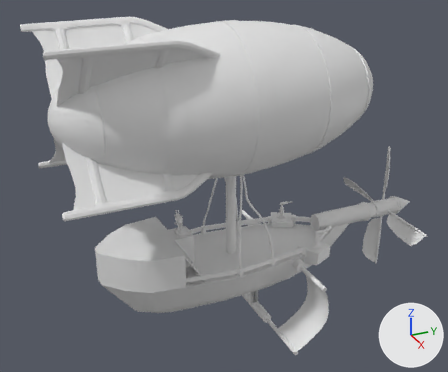
One commit to the FBX model Assets/Models/FBX/Airship.fbx: the scene before it, then after it.
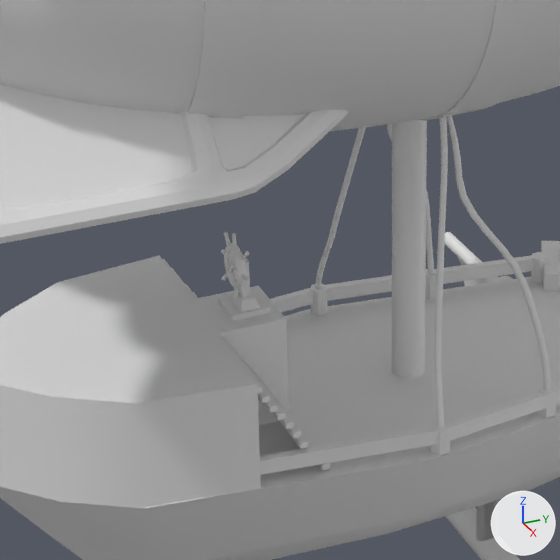
Each version is shown whole from a 50 mm lens placed at (98.0, -38.7, 62.1), pointed at (-2.0, 6.3, 12.1), then close up on the part from 24% to 62% of the width and 38% to 83% of the height. The lights are fixed; the arrows at lower right show +X, +Y and +Z. Objects named as collision shapes, trigger or cutter boxes, shadow casters or lower levels of detail are left out. Where no turn or scale is listed for an object, it has been applied to the vertices.

Names of what the first close-up shows: 'Blimp', 'Cylinder', 'Deck', 'Grapple Deck', 'Mast', 'Ropes', 'Sail Pegs', 'Stairs', 'Wheel'.
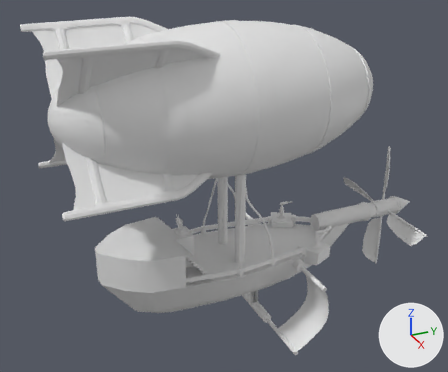
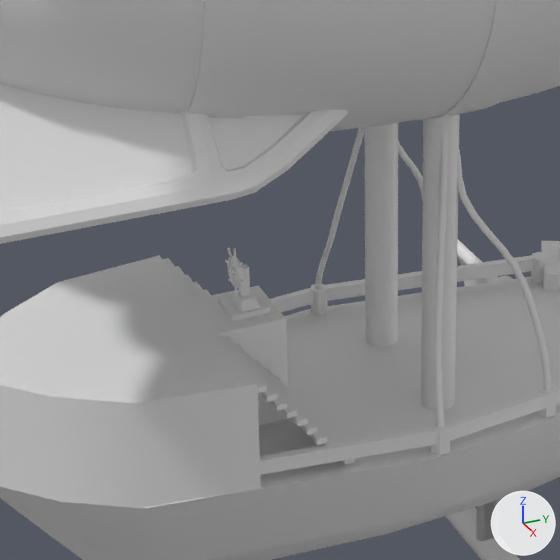
Commit message: Update Airship

What differs and where, as boxes (x1, y1, x2, y2) in the close-ups (560 x 560 px; the box of a moved part takes in the faces that stretch with it):
```json
{"object": "Mast", "change": "reshaped, moved, rescaled", "before": [392, 120, 427, 378], "after": [364, 114, 460, 411], "on screen": "169% wider, 15% taller"}
{"object": "Stairs", "change": "moved, rescaled", "before": [163, 259, 330, 470], "after": [163, 258, 355, 465], "on screen": "15% wider"}
{"object": "Wheel", "change": "reshaped, moved", "before": [221, 232, 250, 300], "after": [225, 248, 246, 296], "on screen": "27% narrower, 29% shorter"}
{"part": 1, "of": "me_cube_015", "change": "moved or reshaped", "before": [232, 233, 237, 263], "after": [233, 249, 236, 269]}
{"part": 2, "of": "me_cube_015", "change": "moved or reshaped", "before": [235, 266, 250, 283], "after": [235, 272, 246, 284]}
{"part": 3, "of": "me_cube_015", "change": "moved or reshaped", "before": [224, 232, 233, 262], "after": [227, 248, 234, 269]}
{"part": 4, "of": "me_cube_015", "change": "deleted", "before": [224, 243, 246, 289]}
{"part": 5, "of": "me_cube_015", "change": "deleted", "before": [222, 269, 233, 280]}
{"part": 6, "of": "me_cylinder", "change": "deleted", "before": [392, 120, 427, 378]}
{"part": 7, "of": "me_cylinder", "change": "added", "after": [364, 123, 398, 347]}
{"part": 8, "of": "me_cylinder", "change": "added", "after": [421, 114, 460, 411]}
```

Edits to the scene script, one JSON object a line:
```json
{"block": "me_cylinder", "where": "# used by ob_mast; location = (0.0, 6.9, 8.02); rotation_euler = (1.571, 0.0, -3.142), in degrees (90, 0, -180); scale = (1.0, 11.5, 1.0)"}
{"op": "remove", "block": "me_cylinder", "code": "me_cylinder.from_pydata(...)  # 64 vertices, 34 faces; spans x -1.0..1.0, y -1.0..1.0, z -1.0..1.0"}
{"op": "add", "block": "me_cylinder", "code": "me_cylinder.from_pydata(...)  # 128 vertices, 68 faces; spans x -5.05..5.05, y -3.68..19.23, z 5.95..7.95"}
{"block": "me_cylinder", "change": "me_cylinder part 6: 64 vertices removed from x -1.0..1.0, y -1.0..1.0, z -1.0..1.0"}
{"block": "me_cylinder", "change": "me_cylinder part 7: 64 vertices added at x 3.05..5.05, y -3.68..19.23, z 5.95..7.95"}
{"block": "me_cylinder", "change": "me_cylinder part 8: 64 vertices added at x -5.05..-3.05, y -3.68..19.23, z 5.95..7.95"}
{"block": "me_cube_015", "where": "me_cube_015.from_pydata(...)  # 2948 vertices, 2704 faces; spans x -2.04..2.05, y -4.28..-3.57, z 5.81..9.9"}
{"block": "me_cube_015", "where": "# used by ob_wheel; location = (0.0, 0.0, 0.0)"}
{"block": "me_cube_015", "change": "me_cube_015 part 1: the loose piece of 224 vertices spanning x -0.12..0.12, y -4.05..-3.8, z 8.05..9.9 is scaled about its middle by 0.71, then moved by (0.0, 3.92, -8.18)"}
{"block": "me_cube_015", "change": "me_cube_015 part 2: the loose piece of 224 vertices spanning x 0.2..2.05, y -4.05..-3.8, z 7.74..7.99 is scaled about its middle by 0.71, then moved by (-0.33, 3.92, -7.86)"}
{"block": "me_cube_015", "change": "me_cube_015 part 3: the loose piece of 224 vertices spanning x -1.5..-0.05, y -4.05..-3.8, z 7.92..9.37 is scaled about its middle by 0.71, then moved by (0.22, 3.92, -8.09)"}
{"block": "me_cube_015", "change": "me_cube_015 part 4: the loose piece of 576 vertices spanning x -1.33..1.33, y -4.19..-3.66, z 6.52..9.17 is deleted"}
{"block": "me_cube_015", "change": "me_cube_015 part 5: the loose piece of 224 vertices spanning x -1.49..-0.05, y -4.28..-3.83, z 6.35..7.81 is deleted"}
{"op": "set", "path": "ob_mast.location", "old": "(0.0, 6.9, 8.02)", "new": "(0.0, 0.0, 0.0)"}
{"op": "set", "path": "ob_mast.scale", "old": "(1.0, 11.5, 1.0)", "new": "(1.0, 1.0, 1.0)"}
{"op": "set", "path": "ob_wheel.location", "old": "(0.0, 0.0, 0.0)", "new": "(0.01, -3.92, 7.49)"}
{"op": "set", "path": "ob_stairs.location", "old": "(0.0, 0.0, 0.0)", "new": "(0.0, 2.0, 0.0)"}
{"op": "set", "path": "ob_stairs.scale", "old": "(1.0, 1.0, 1.0)", "new": "(1.0, 1.0, 1.31)"}
```
